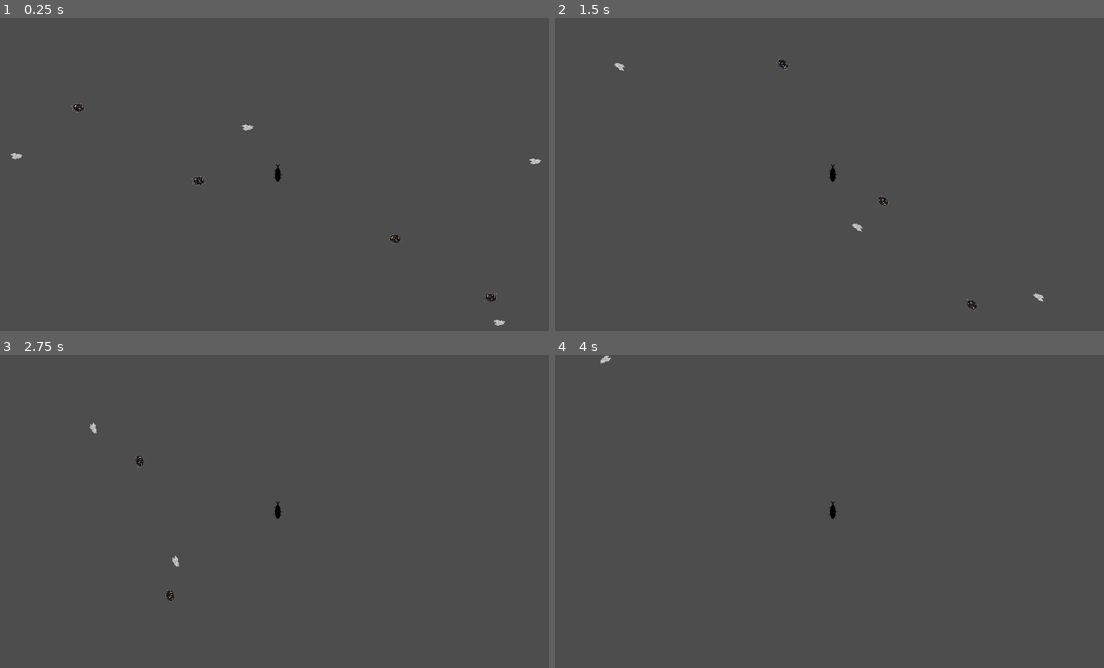
Above: before the commit, frames 1-4 (two rows, left to right).
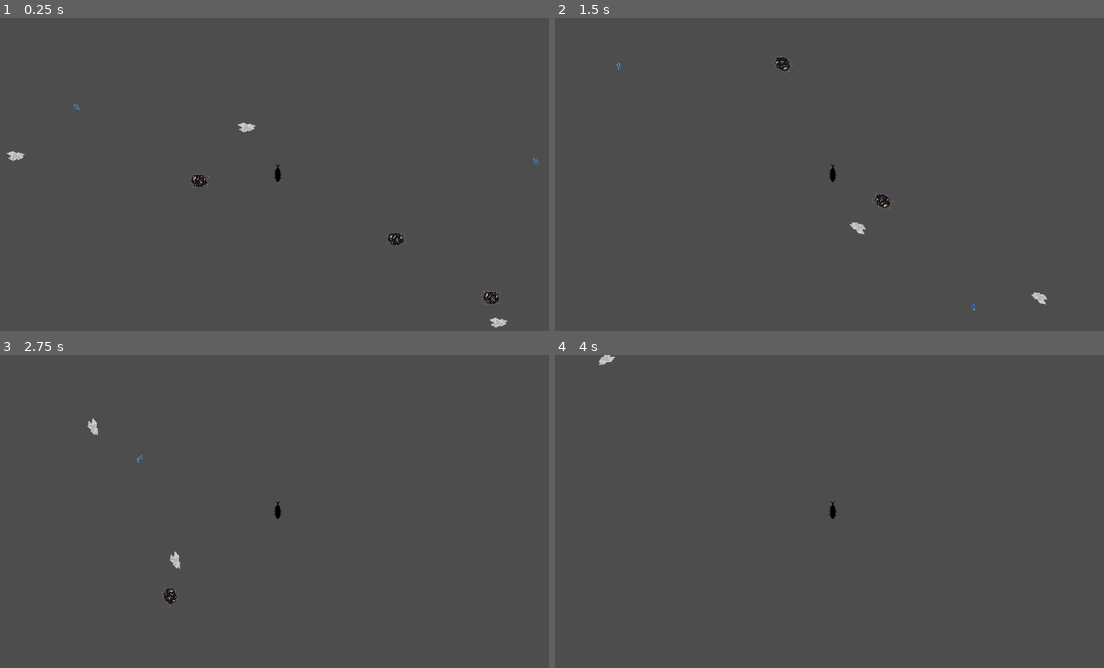
Above: after the commit, the same moments.

Repository: CarterHorton/starrrboard-HO
Game: Godot game, scene res://scenes/game.tscn
Two runs of this game, one before a commit and one after it. Both use one fixed random seed, a clock stepped at 60 frames per second and the inputs below.
Inputs:
- Up to frame 1 (0.25 s): no input
- Up to frame 2 (1.5 s): hold Right (rotate_right) 0.53-1.28 s; hold Down (move_backward) from 1.28 s (still down)
- Up to frame 3 (2.75 s): release Down (move_backward) at 2.03 s; hold Right (rotate_right) from 2.03 s (still down)
- Up to frame 4 (4 s): release Right (rotate_right) at 2.78 s; hold Up (move_forward) 2.78-3.53 s; hold Left (rotate_left) from 3.53 s (still down)

The runs differ from the first frame. In frame 1, 0.4% of the frame differs, in the area x 1-99%, y 27-99%; in frame 2, 0.3%; in frame 3, 0.2%; in frame 4, less than 0.1%.

Commit message:
Created a function to test for collision
Next step is to do something with that collision detection

Diff:
--- a/starrrboard,-ho!/scenes/Scraps.tscn
+++ b/starrrboard,-ho!/scenes/Scraps.tscn
@@ -1,7 +1,7 @@
 [gd_scene load_steps=5 format=3 uid="uid://cpq10lsr3g175"]
 
-[ext_resource type="Texture2D" uid="uid://6whstg5q2f0v" path="res://assets/ScrapTexture1.png" id="1_5ns3t"]
 [ext_resource type="Script" uid="uid://w0m3agahly1l" path="res://scripts/scraps.gd" id="1_vh33x"]
+[ext_resource type="Texture2D" uid="uid://bwrqkqx3vm210" path="res://assets/ScrapTexture3.png" id="2_vh33x"]
 
 [sub_resource type="GDScript" id="GDScript_vh33x"]
 script/source = "extends Sprite2D
@@ -28,16 +28,19 @@
 [node name="Scrap" type="Area2D" groups=["Scrap"]]
 scale = Vector2(0.02, 0.02)
 collision_layer = 4
-collision_mask = 4
+collision_mask = 5
 script = ExtResource("1_vh33x")
 
 [node name="SpriteTexture" type="Sprite2D" parent="."]
-texture = ExtResource("1_5ns3t")
+position = Vector2(-1.5258789e-05, 1.5258789e-05)
+scale = Vector2(1.4937239, 1.6111112)
+texture = ExtResource("2_vh33x")
 script = SubResource("GDScript_vh33x")
 
 [node name="CollisionShape2D" type="CollisionShape2D" parent="."]
-position = Vector2(-250, -50)
+position = Vector2(-150, -50)
 shape = SubResource("CircleShape2D_qbkj0")
 
 [connection signal="area_entered" from="." to="." method="_on_area_entered"]
+[connection signal="body_entered" from="." to="." method="_on_body_entered"]
 [connection signal="ready" from="." to="." method="_on_ready"]
--- a/starrrboard,-ho!/scenes/game.tscn
+++ b/starrrboard,-ho!/scenes/game.tscn
@@ -1,8 +1,9 @@
-[gd_scene load_steps=5 format=3 uid="uid://cpf66xjmf73s2"]
+[gd_scene load_steps=6 format=3 uid="uid://cpf66xjmf73s2"]
 
 [ext_resource type="PackedScene" uid="uid://cs04s23q5dicv" path="res://scenes/player.tscn" id="1_uwrxv"]
 [ext_resource type="PackedScene" uid="uid://cpq10lsr3g175" path="res://scenes/Scraps.tscn" id="3_lnu2h"]
 [ext_resource type="Texture2D" uid="uid://6whstg5q2f0v" path="res://assets/ScrapTexture1.png" id="4_iywne"]
+[ext_resource type="Texture2D" uid="uid://bwrqkqx3vm210" path="res://assets/ScrapTexture3.png" id="5_iywne"]
 [ext_resource type="Texture2D" uid="uid://3mklcukacxy8" path="res://assets/ScrapTexture2.png" id="5_p57ef"]
 
 [node name="game" type="Node2D"]
@@ -26,7 +27,7 @@
 
 [node name="Scrap4" parent="Scraps" instance=ExtResource("3_lnu2h")]
 position = Vector2(96, -10)
-custom_Texture = ExtResource("5_p57ef")
+custom_Texture = ExtResource("5_iywne")
 
 [node name="Scrap5" parent="Scraps" instance=ExtResource("3_lnu2h")]
 position = Vector2(-61, -147)
@@ -38,7 +39,7 @@
 
 [node name="Scrap7" parent="Scraps" instance=ExtResource("3_lnu2h")]
 position = Vector2(182, 90)
-custom_Texture = ExtResource("4_iywne")
+custom_Texture = ExtResource("5_iywne")
 
 [node name="Scrap8" parent="Scraps" instance=ExtResource("3_lnu2h")]
 position = Vector2(-230, -93)
--- a/starrrboard,-ho!/scripts/scraps.gd
+++ b/starrrboard,-ho!/scripts/scraps.gd
@@ -47,6 +47,7 @@
 func _process(delta: float) -> void:
 	moveToTarget(delta)
 
-func _on_area_entered(area: Area2D) -> void:
-	print("collided")
+# This detects for the player body to collide with scraps
+func _on_body_entered(body: Node2D) -> void:
+	print("collision")
 	pass # Replace with function body.
